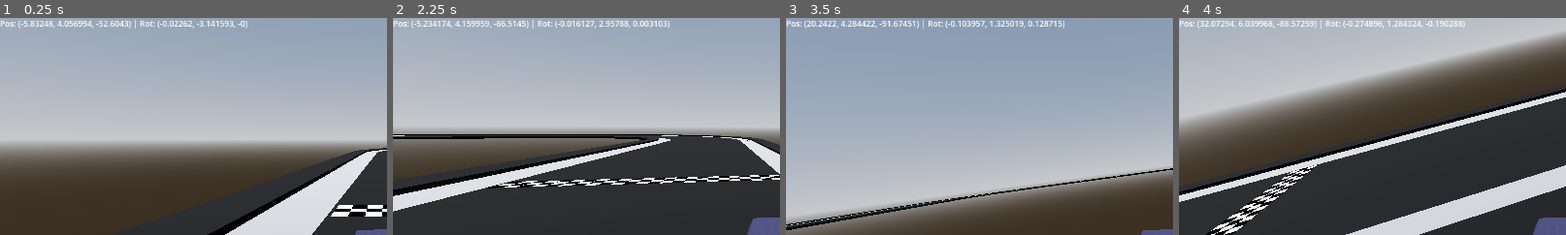
Above: before the commit, frames 1-4 (left to right).
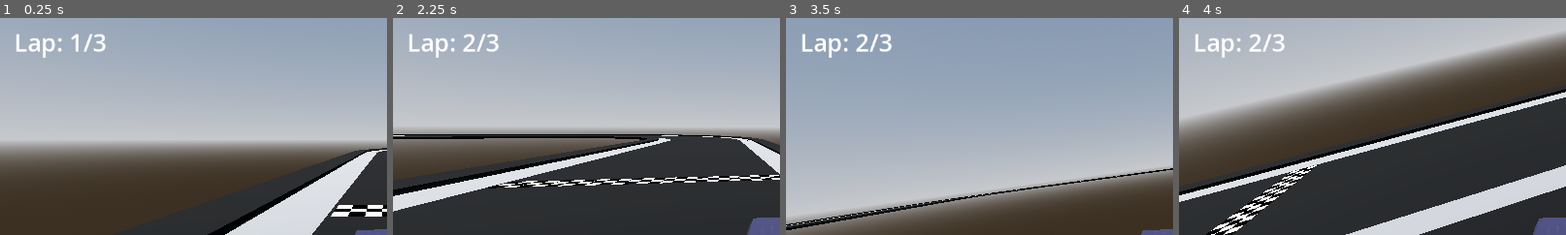
Above: after the commit, the same moments.

Repository: bstephe9/Racing-Game
Game: Godot game, scene res://main/main.tscn
The game is run twice, just before and just after one commit, with the same random seed, the same clock (stepped at 60 frames per second) and the same inputs.
Inputs:
- Up to frame 1 (0.25 s): no input
- Up to frame 2 (2.25 s): hold Shift (look_behind) 0.53-1.28 s; hold Up (move_forward) 0.53-2.03 s; tap Tab (mouse_capture) at 1.35 s; hold Right (turn_right) from 2.03 s (still down); hold Shift (look_behind) from 2.03 s (still down)
- Up to frame 3 (3.5 s): release Right (turn_right) at 2.78 s; release Shift (look_behind) at 2.78 s; hold Up (move_forward) from 2.78 s (still down); tap Tab (mouse_capture) at 2.85 s
- Up to frame 4 (4 s): keep holding Up (move_forward); hold Shift (look_behind) from 3.53 s (still down)
The pictures show only the part of the screen within x 0-50%, y 0-50%; the shares and areas given below are measured in that part.

The runs differ from the first frame. In frame 1, 1.5% of the frame differs, in the area x 0-64%, y 0-19%; in frame 2, 1.6%; in frame 3, 1.7%, in the area x 0-72%, y 0-19%; in frame 4, 1.6%.

Commit message:
feat: Add lap number in UI, update it when start line is passed

Diff:
--- a/level/level.gd
+++ b/level/level.gd
@@ -1,14 +1,20 @@
 extends Node3D
 
+const MAX_LAPS: int = 3
 
-# Called when the node enters the scene tree for the first time.
-func _ready() -> void:
-	pass # Replace with function body.
+var current_lap: int = 1
 
+func _process(delta: float) -> void:
+	update_ui()
 
-# Called every frame. 'delta' is the elapsed time since the previous frame.
-func _process(delta: float) -> void:
+func debug() -> void:
 	$Debug/L_car.text = "Pos: %s | Rot: %s" % [
 		$Vehicle.position,
 		$Vehicle.rotation
 	]
+
+func update_ui() -> void:
+	$UI/Lap.text = "Lap: %d/%d" % [current_lap, MAX_LAPS]
+
+func _on_start_line_body_entered(body: Node3D) -> void:
+	current_lap += 1
--- a/level/level.tscn
+++ b/level/level.tscn
@@ -19,6 +19,12 @@
 glow_enabled = true
 
 [sub_resource type="PhysicsMaterial" id="PhysicsMaterial_8ufod"]
+
+[sub_resource type="SeparationRayShape3D" id="SeparationRayShape3D_b25e5"]
+length = 25.87
+
+[sub_resource type="LabelSettings" id="LabelSettings_8s4t4"]
+font_size = 36
 
 [sub_resource type="LabelSettings" id="LabelSettings_k01e7"]
 font_size = 12
@@ -45,20 +51,41 @@
 }
 metadata/_editor_floor_ = Vector3(0, 0, 0)
 
-[node name="StartLine" type="Sprite3D" parent="Map"]
+[node name="StartLine" type="Area3D" parent="Map"]
 transform = Transform3D(1, 0, 0, 0, -4.37114e-08, 1, 0, -1, -4.37114e-08, 3.72028, 4.21321, -63.7502)
+
+[node name="Sprite3D" type="Sprite3D" parent="Map/StartLine"]
 flip_h = true
 pixel_size = 1.1
 texture_filter = 0
 texture = ExtResource("3_v52dk")
 
+[node name="CollisionShape3D" type="CollisionShape3D" parent="Map/StartLine"]
+transform = Transform3D(-4.37114e-08, 0, 1, 0, 1, 0, -1, 0, -4.37114e-08, -13, 0, 1)
+shape = SubResource("SeparationRayShape3D_b25e5")
+
 [node name="Vehicle" parent="." instance=ExtResource("3_8kl83")]
 transform = Transform3D(-1, 0, -8.74228e-08, 0, 1, 0, 8.74228e-08, 0, -1, -5.83248, 4, -52.6043)
+
+[node name="UI" type="CanvasLayer" parent="."]
+
+[node name="Lap" type="Label" parent="UI"]
+offset_left = 21.0
+offset_top = 11.0
+offset_right = 159.0
+offset_bottom = 61.0
+size_flags_horizontal = 0
+size_flags_vertical = 0
+text = "Lap: 0/3"
+label_settings = SubResource("LabelSettings_8s4t4")
 
 [node name="Debug" type="Node" parent="."]
 
 [node name="L_car" type="Label" parent="Debug"]
+visible = false
 offset_right = 161.0
 offset_bottom = 51.0
 text = "Test"
 label_settings = SubResource("LabelSettings_k01e7")
+
+[connection signal="body_entered" from="Map/StartLine" to="." method="_on_start_line_body_entered"]
Not shown: 1 places in level/level.tscn that only renumber resources
